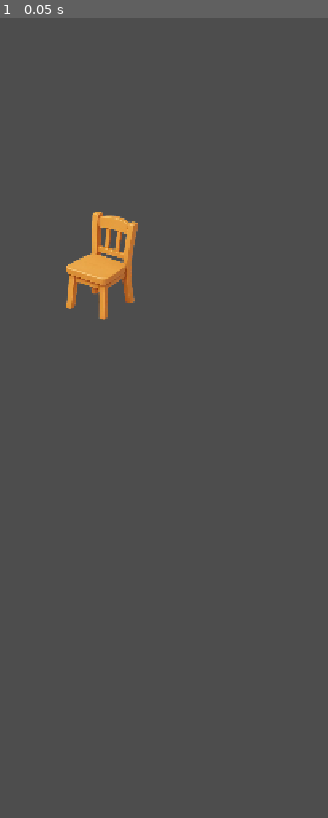
Above: before the commit, frame 1.
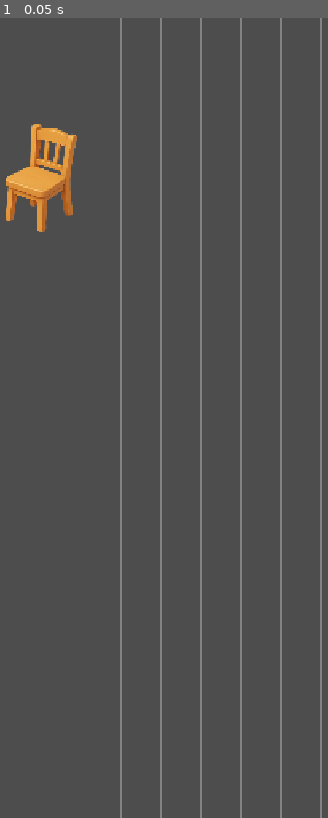
Above: after the commit, the same moment.

Repository: sajakshrestha8/room_builder_game_engine
Game: Godot game, scene res://main.tscn
The game is run twice, just before and just after one commit, with the same random seed, the same clock (stepped at 60 frames per second) and the same inputs.
Inputs:
- Up to frame 1 (0.05 s): no input

The runs differ from the first frame. In frame 1, 6.6% of the frame differs, in the area x 1-99%, y 0-100%.

Commit message:
added image on the basis of grid

Diff:
--- a/grid_Manager.gd
+++ b/grid_Manager.gd
@@ -1,11 +1,29 @@
 extends Node2D
+
+@export var test_image: Sprite2D
+
 
 const cell_size = 64
 const grid_width = 20
 const grid_height = 20
+@export var line_color := Color(1, 1, 1, 0.3)  # white, semi-transparent
+@export var line_width := 1.0
 
-const grid_data = [] # stores what element is occupying which space
+var image_position = Vector2i(3,4)
+var grid_data = [] # stores what element is occupying which space
 # Called when the node enters the scene tree for the first time.
+
+func _draw():
+	for x in range(grid_width + 1):
+		var start = Vector2(x * cell_size, 0)
+		var end = Vector2(x * cell_size, grid_height * cell_size)
+		draw_line(start, end, line_color, line_width)
+
+	# horizontal lines
+	for y in range(grid_height + 1):
+		var start = Vector2(0, y * cell_size)
+		var end = Vector2(grid_width * cell_size, y * cell_size)
+		draw_line(start, end, line_color, line_width)
 
 # Creates the 20*20 2D array of empty grids
 func _ready() :
@@ -13,10 +31,24 @@
 		grid_data.append([])
 		for y in range(grid_height):
 			grid_data[x].append(null)
+	test_print()
+
 
 # Function that tells which grid is selected by the mouse
-func mouse_position_to_grid(world_position: Vector2) -> Vector2:
-	return Vector2(int(world_position.x / cell_size), int(world_position.y / cell_size))
+func mouse_position_to_grid(world_position: Vector2) -> Vector2i:
+	print(world_position, "Image position");
+	return Vector2i(int(world_position.x / cell_size), int(world_position.y / cell_size))
+
+# Function that tells which grid is selected by the mouse
+func grid_to_screen_position(world_position: Vector2i) -> Vector2:
+	return Vector2(world_position.x * cell_size, world_position.y * cell_size)
+
+func test_print():
+	var move_image_to_top_left = grid_to_screen_position(image_position)
+	print(move_image_to_top_left, "Position of the image")
+	print("Image: ", test_image, " is assigned to grid position: ", image_position)
+	test_image.position = move_image_to_top_left
+
 
 func _input(event):
 	if event is InputEventMouseButton and event.pressed:
--- a/main.tscn
+++ b/main.tscn
@@ -1,8 +1,11 @@
 [gd_scene format=3 uid="uid://b5q0fyh6a6lu7"]
 
+[ext_resource type="Script" uid="uid://dmof1ud6rmpo6" path="res://grid_Manager.gd" id="1_0xm2m"]
 [ext_resource type="Texture2D" uid="uid://2i8fgc3y4a7d" path="res://26c2fed77510a73d276ff809e4cca10c.png" id="1_ig7tw"]
 
-[node name="Node2D" type="Node2D" unique_id=366899307]
+[node name="Node2D" type="Node2D" unique_id=366899307 node_paths=PackedStringArray("test_image")]
+script = ExtResource("1_0xm2m")
+test_image = NodePath("26c2Fed77510a73d276Ff809e4Cca10c")
 
 [node name="26c2Fed77510a73d276Ff809e4Cca10c" type="Sprite2D" parent="." unique_id=1280652748]
 position = Vector2(290, 396)
